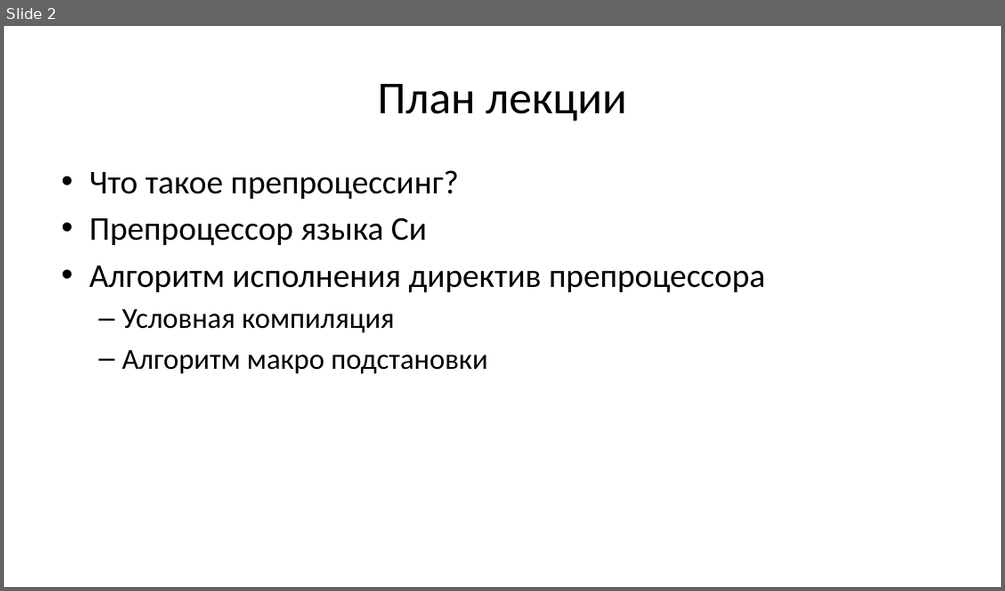
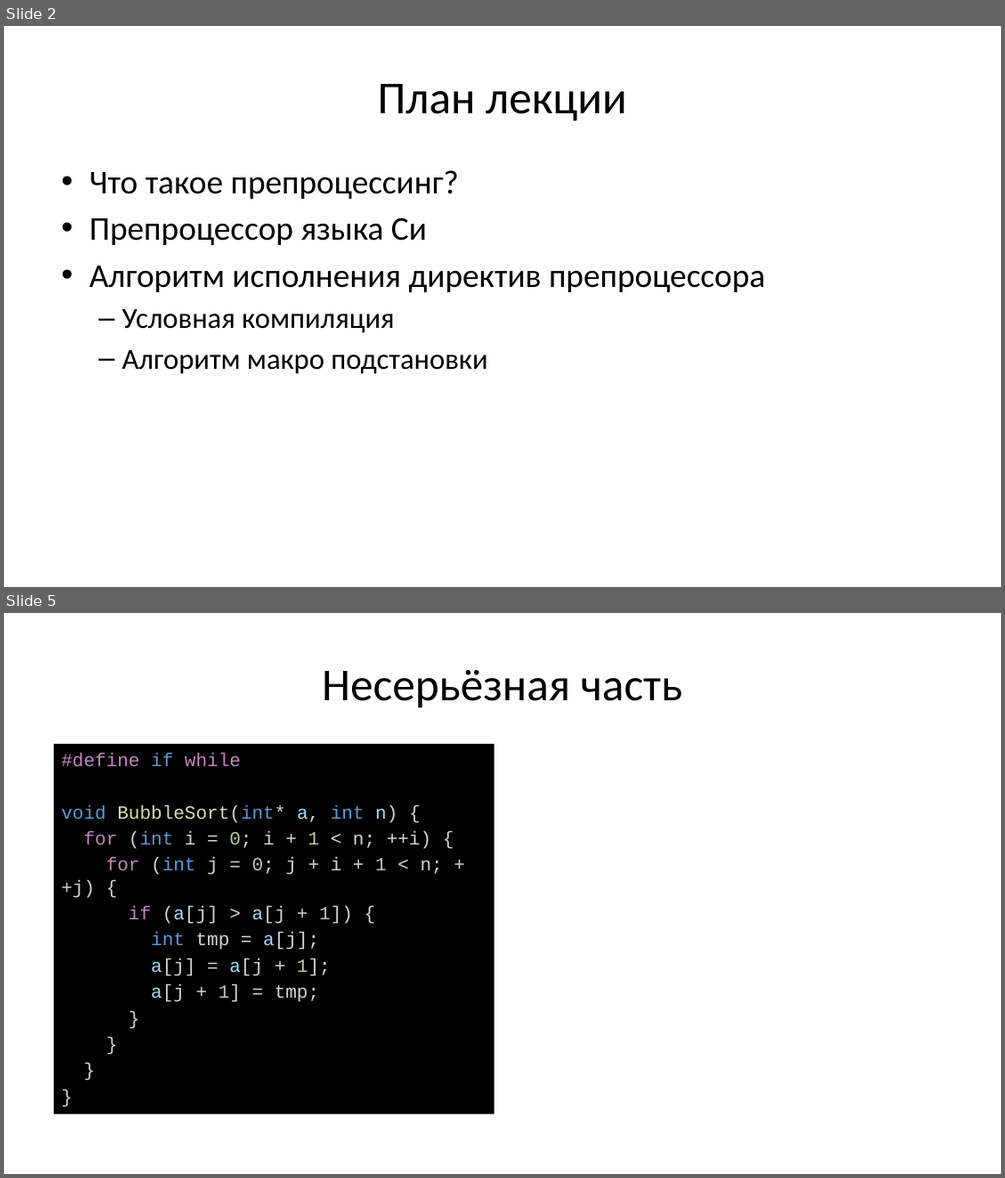
Before and after one commit to Evgueni-Petrov-aka-espetrov/Algorithms-and-Programming-in-C-pptx, a slide deck: 25 Препроцессор языка Си.pptx. Shown one above the other, each under a label of ours: slide 2 before the commit, slides 2 and 5 after it; the slides between them are not shown. The pictures are 1005x591 and 1005x1178 pixels, drawn with LibreOffice and Linux fonts; fonts in the diff are those of the drawing. Boxes give left, top, right and bottom in pixels: in the first picture for what was removed or moved away, otherwise in the second. Text is boxed around its words. In the diff, an @@ line names an element or a change of style, - is before the commit and + after.

```diff
--- a/25 Препроцессор языка Си.pptx
+++ b/25 Препроцессор языка Си.pptx
@@ slide 5 added at (4, 613, 1001, 1174), background #FFFFFF @@
@@ title added at (322, 670, 682, 708), 44 pt, text #000000 @@
+Несерьёзная часть
@@ rectangle added at (502, 717, 986, 1141), fill #FFFFFF @@
@@ text added at (54, 744, 494, 1114), fill #000000, 18 pt, text #D4D4D4 @@
+#define if while
+void BubbleSort(int* a, int n) {
+for (int i = 0; i + 1 < n; ++i) {
+for (int j = 0; j + i + 1 < n; ++j) {
+if (a[j] > a[j + 1]) {
+int tmp = a[j];
+a[j] = a[j + 1];
+a[j + 1] = tmp;
+}
+}
+}
+}
```
Also in this commit, not shown: 12 other slides added.
